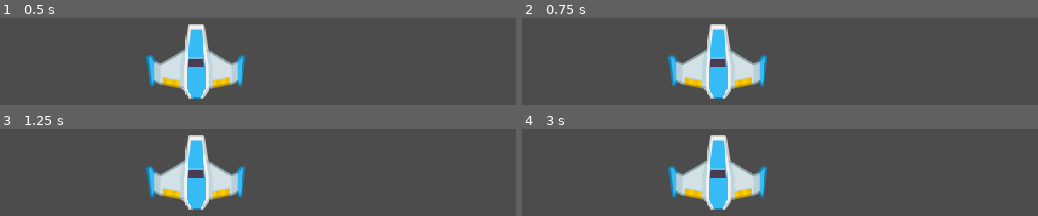
Above: before the commit, frames 1-4 (two rows, left to right).
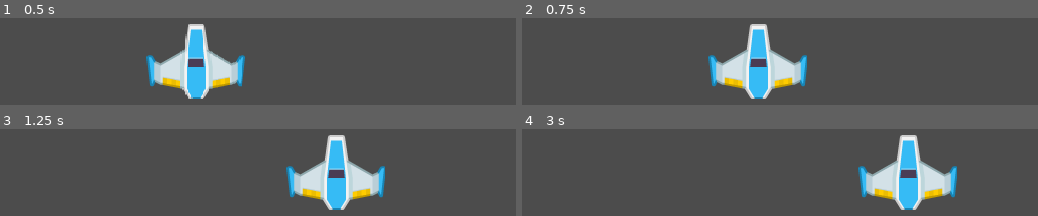
Above: after the commit, the same moments.

Repository: h3rd7/MySpaceShooter
Game: Godot game, scene res://scenes/main.tscn
The game is run twice, just before and just after one commit, with the same random seed, the same clock (stepped at 60 frames per second) and the same inputs.
Inputs:
- Up to frame 1 (0.5 s): no input
- Up to frame 2 (0.75 s): tap Enter at 0.5 s; hold Right (right_) from 0.53 s (still down)
- Up to frame 3 (1.25 s): keep holding Right (right_)
- Up to frame 4 (3 s): release Right (right_) at 1.28 s; hold Left (left_) 1.28-2.03 s; hold Right (right_) from 2.03 s (still down)

Frame 1 is identical in both runs. In frame 2, 12% of the frame differs, in the area x 28-56%, y 6-94%; in frame 3, 16%, in the area x 28-75%, y 6-94%; in frame 4, 16%.

Commit message:
added movement in spaceship

Diff:
--- a/scripts/spaceship.gd
+++ b/scripts/spaceship.gd
@@ -1,9 +1,21 @@
 extends Node2D
 
+var vel = 200 # velocity
 
 func _ready():
 	set_process(true)
 	pass
 
 func _process(delta):
+	var l = 0
+	var r = 0
+
+	if Input.is_action_pressed("left_"):
+		l = -1
+
+	if Input.is_action_pressed("right_"):
+		r = 1
+
+	set_position(get_position() + Vector2(vel, 0) * delta * (l + r))
+
 	pass
